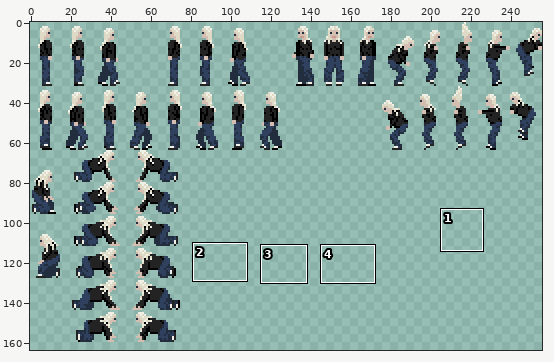
Pixel-art file: walking-animation-test.aseprite. The first picture is a wide view before the edit; the outline marks the close-up.
Close-up. The starting point:
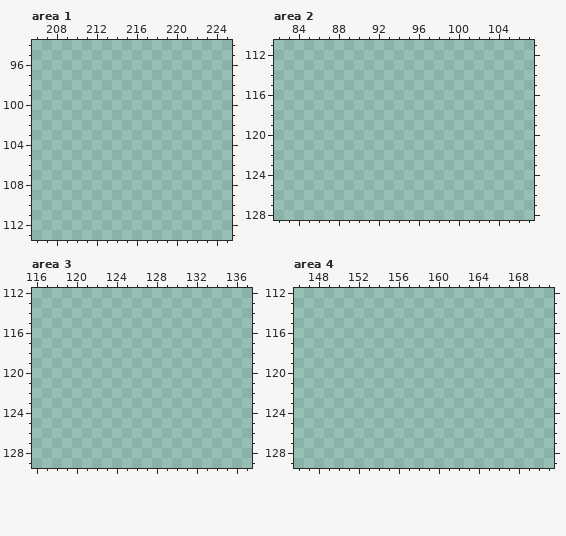
256x256 pixels, 1 frame. Shown: area 1: x 206..225, y 94..113; area 2: x 82..107, y 111..128; area 3: x 116..137, y 112..129; area 4: x 146..171, y 112..129. The wide view leaves out empty margins. The commit also changed other parts of the picture, which this record leaves out.
The same view after the edit:
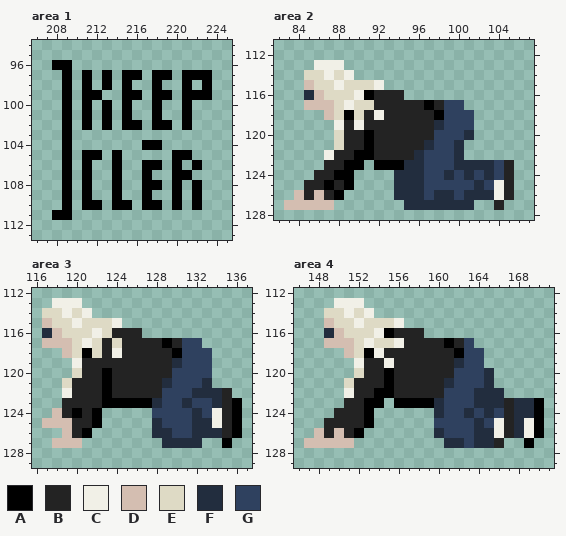
Palette (. is transparent): A #000000  B #232323  C #f1f0e7  D #d4beb1  E #dedac5  F #222d3e  G #2f415f
What changed:
Changed rows in their new state; - is an unchanged pixel.
Area 1:
first column x 208:
 96 AA--------------
 97 -A-A-A-AA-AA-AAA
 98 -A-A-A-A--A--A-A
 99 -A-AA--AA-AA-AAA
100 -A-A-A-A--A--A--
101 -A-A-A-A--A--A--
102 -A-A-A-AA-AA-A--
103 -A--------------
104 -A-------AA-----
105 -A-AA-A-----AA--
106 -A-A--A--AA-A-A-
107 -A-A--A--A--AA--
108 -A-A--A--AA-A-A-
109 -A-A--A--A--A-A-
110 -A-AA-AA-AA-A-A-
111 AA--------------
Area 2:
first column x 83:
113 ---CCC-----------------
114 --EECEC----------------
115 --DEECEEEC-------------
116 --FDEEECABBB-----------
117 --DDDECEEBBBBBABGG-----
118 ----DEAEBCBBBBBAGGG----
119 -----CBCBBBBBBBFGGG----
120 -----EBBABBBBBBGGGF----
121 -----EBBABBBBBFGGF-----
122 ----CBBAABBBBFGGGF-----
123 ----BBAA-AAAFFGGGFFFFGB
124 ---BBAA----FFFGGFGFGFGB
125 --BBABA----FFFGGGGGFGCB
126 -DBDBA-----FFFGFFGFFFCB
127 DDDDD-------FFFFFFF--B-
Area 3:
first column x 117:
113 -CCC----------------
114 EECEC---------------
115 DEECEEEC------------
116 FDEEECEBBB----------
117 DDDECEBEBBBBABGG----
118 --DEAEBCBBBBBAGGG---
119 ---CBBBBBBBBBFGGG---
120 ---EBBABBBBBBGGGG---
121 --EBBBABBBBBFGGGF---
122 --CBBBABBBBBGGGFFFB-
123 --BBBBAAAAAFGGFGGFBA
124 -DBABA-----GGGGFGCBA
125 DDDBBA-----FGGGFFCBA
126 --DBA------FFGGFFFBA
127 -DDD--------FFFF--A-
Area 4:
first column x 147:
113 ---CCC------------------
114 --EECEC-----------------
115 --DEECEEEC--------------
116 --FDEEECABBB------------
117 --DDDECEECBBBBABG-------
118 ----DEACBBBBBBBAGG------
119 -----CBBCBBBBBBFGG------
120 -----EBBABBBBBBGGGF-----
121 ----EBBBABBBBBFGGGF-----
122 ----CBBAABBBBBGGGFFF----
123 ----BBAA-AAAAFGGGFFFBFFA
124 ---BBBA------FGGFGFGBFFA
125 --BBBBA------GGGGFGCBFCA
126 -DBDBA-------FGGGFFCBFCA
127 DDDDD---------FFGFFB--A-
